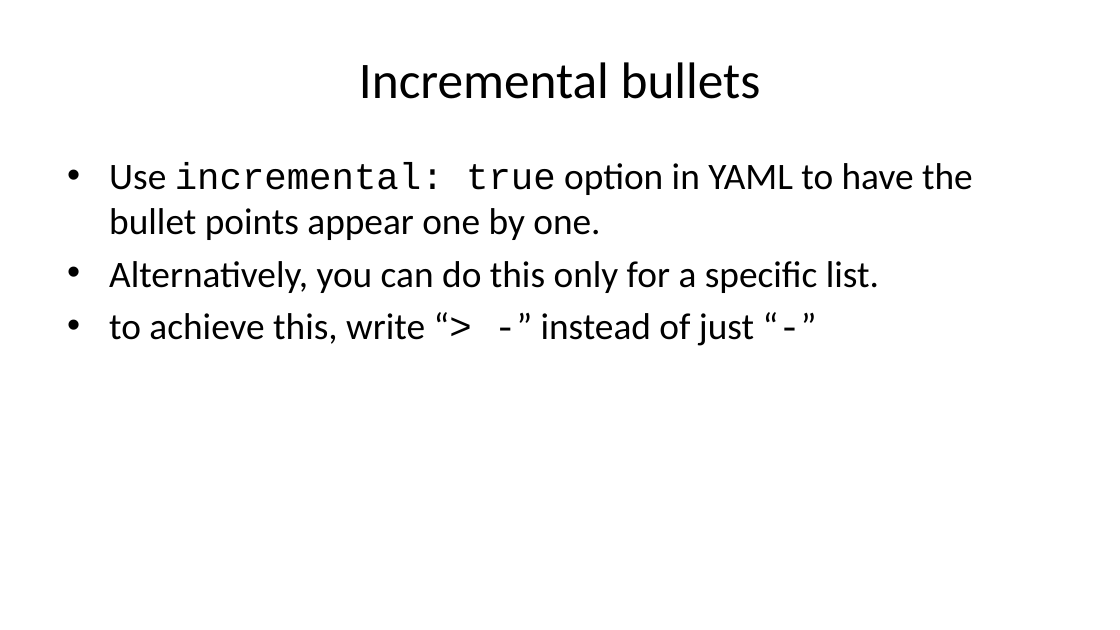
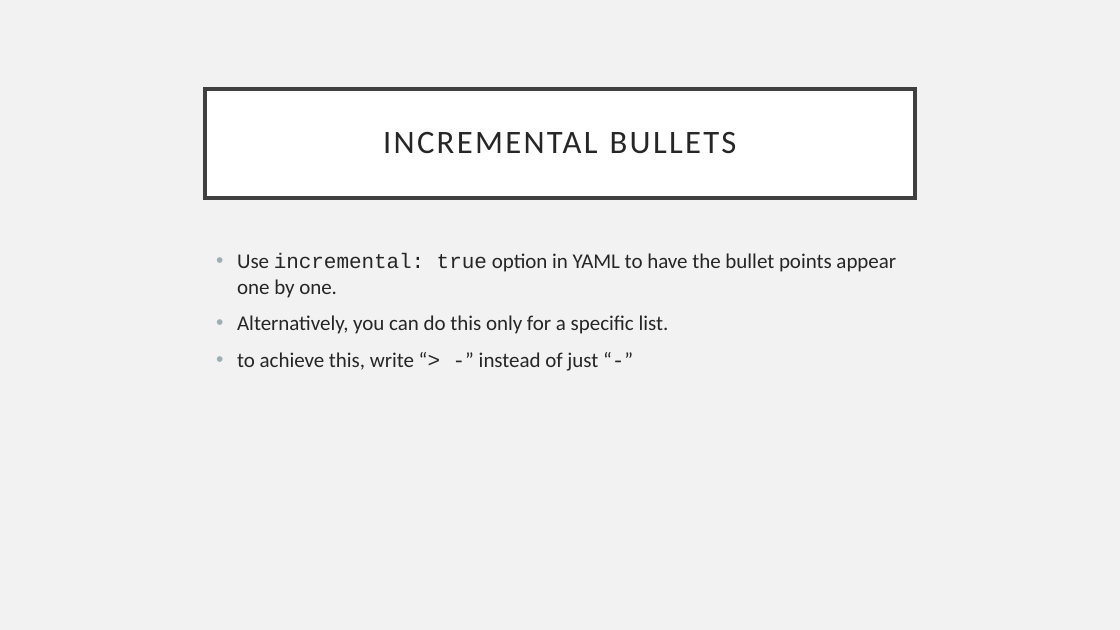
Before and after one commit to afatirium/RRcourse2023, a slide deck: slide 7 of Quarto and MD 3/3. Presentation formats/QMD_class_3_3.pptx. Drawn at 1120x630 pixels with LibreOffice and Linux fonts; fonts in the diff are those of the drawing. Boxes give left, top, right and bottom in pixels: in the first picture for what was removed or moved away, otherwise in the second. Text is boxed around its words. In the diff, an @@ line names an element or a change of style, - is before the commit and + after.

```diff
--- a/Quarto and MD 3/3. Presentation formats/QMD_class_3_3.pptx
+++ b/Quarto and MD 3/3. Presentation formats/QMD_class_3_3.pptx
@@ background #FFFFFF to #F2F2F2 @@
@@ title "INCREMENTAL BULLETS": place and size @@
-title "INCREMENTAL BULLETS" at <box>359,62,761,99</box>
+title "INCREMENTAL BULLETS" at <box>205,88,915,197</box>
@@ title "INCREMENTAL BULLETS" at <box>205,88,915,197</box>: fill none to #FFFFFF; outline none to #404040 2.5 pt @@
@@ title at <box>383,132,737,154</box>: text changed; size 33 to 21 pt; text colour #000000 to #262626 @@
-Incremental bullets
+INCREMENTAL BULLETS
@@ text "Use incremental: true option in ...": place and size @@
-text "Use incremental: true option in ..." at <box>109,163,973,346</box>
+text "Use incremental: true option in ..." at <box>237,253,896,371</box>
@@ text "Use incremental: true option in ..." at <box>237,253,896,371</box>: size 24 to 13.5 pt, text colour #000000 to #262626; indent changed; more space between paragraphs @@
```
Also in this commit, not shown: 11 other slides changed, 16 other files.
